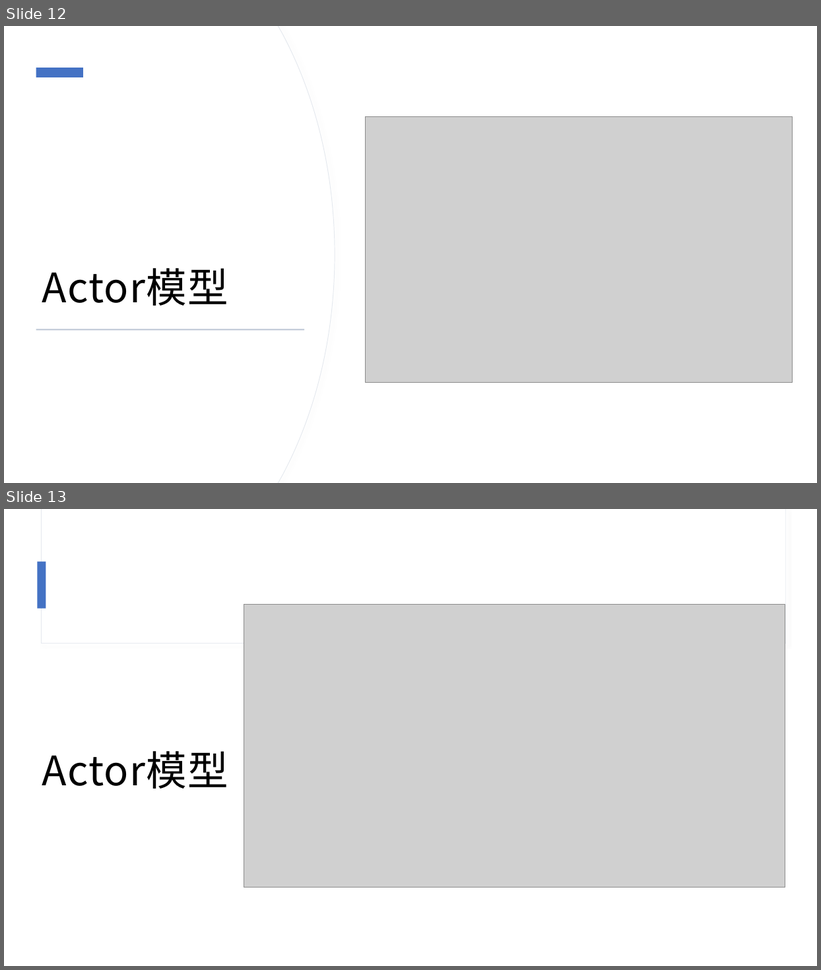
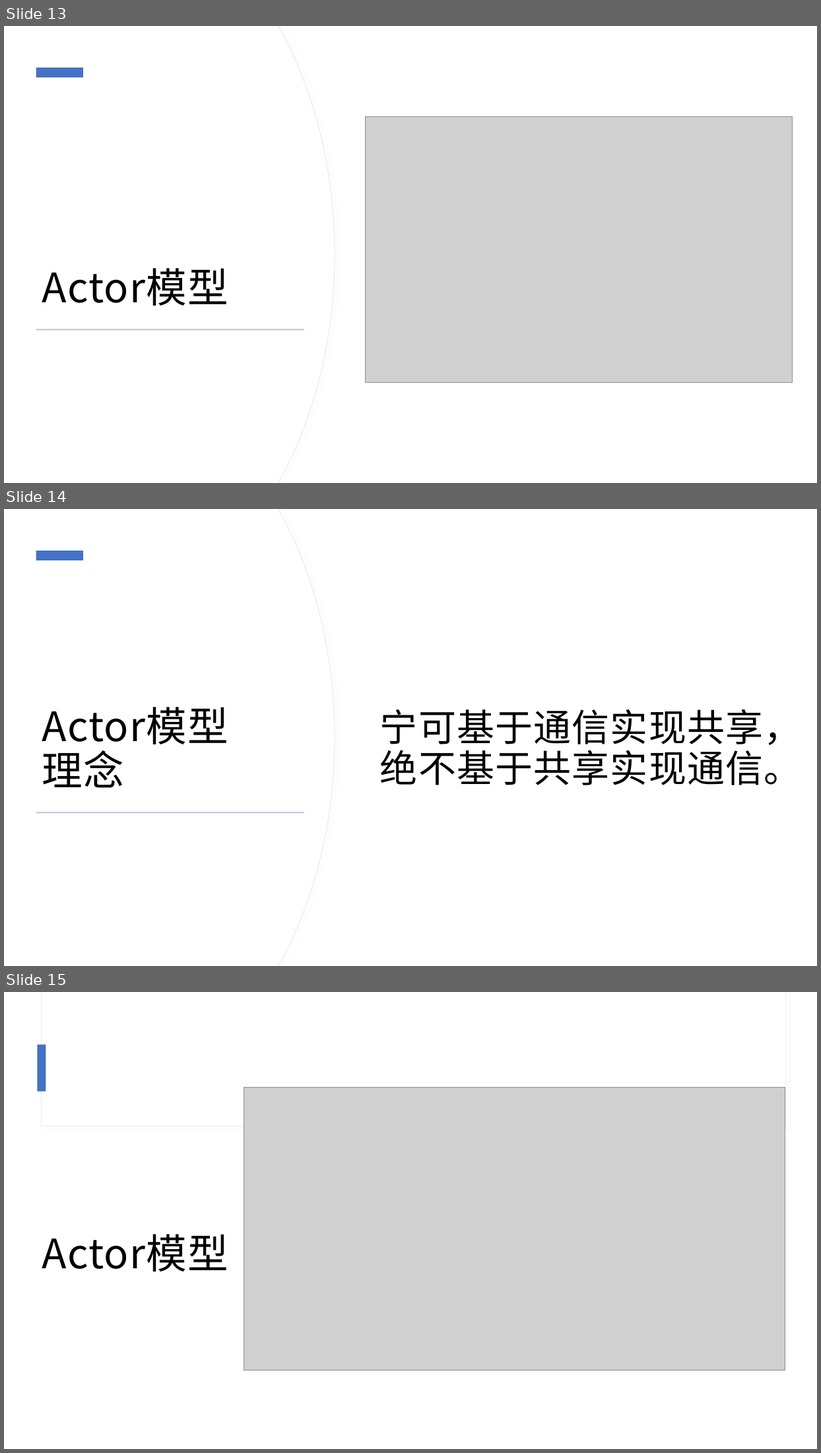
Before and after one commit to dreamdongbei/qpc-study, a slide deck: 资料/PPT.pptx. Shown one above the other, each under a label of ours: slides 12 and 13 before the commit, slides 13, 14 and 15 after it. The pictures are 821x970 and 821x1453 pixels, drawn with LibreOffice and Linux fonts; fonts in the diff are those of the drawing; grey boxes stand for pictures. Boxes give left, top, right and bottom in pixels: in the first picture for what was removed or moved away, otherwise in the second. Text is boxed around its words. In the diff, an @@ line names an element or a change of style, - is before the commit and + after.

```diff
--- a/资料/PPT.pptx
+++ b/资料/PPT.pptx
@@ slide 14 added at bbox=[4, 509, 817, 966], background #FFFFFF; not listed: 2 template elements that a slide beside it also shows @@
@@ rectangle added at bbox=[4, 509, 817, 966], fill #FFFFFF @@
@@ freeform shape added at bbox=[4, 509, 335, 966], fill #FFFFFF, outline #E4E8EE 0.75 pt @@
@@ freeform shape added at bbox=[4, 509, 334, 966], fill #FFFFFF @@
@@ rectangle added at bbox=[36, 551, 83, 560], fill #4472C4 @@
@@ title added at bbox=[42, 707, 228, 788], 48 pt, text #000000 @@
+Actor模型
+理念
@@ text added at bbox=[380, 709, 802, 786], 44.4 pt, text #000000 @@
+宁可基于通信实现共享，
+绝不基于共享实现通信。
@@ rectangle added at bbox=[36, 812, 305, 813], fill #BCC6D5 @@
@@ what was slide 12 is now slide 13 @@
@@ what was slide 13 is now slide 15 @@
```
Also in this commit, not shown: 1 slide changed, 3 other slides added.
